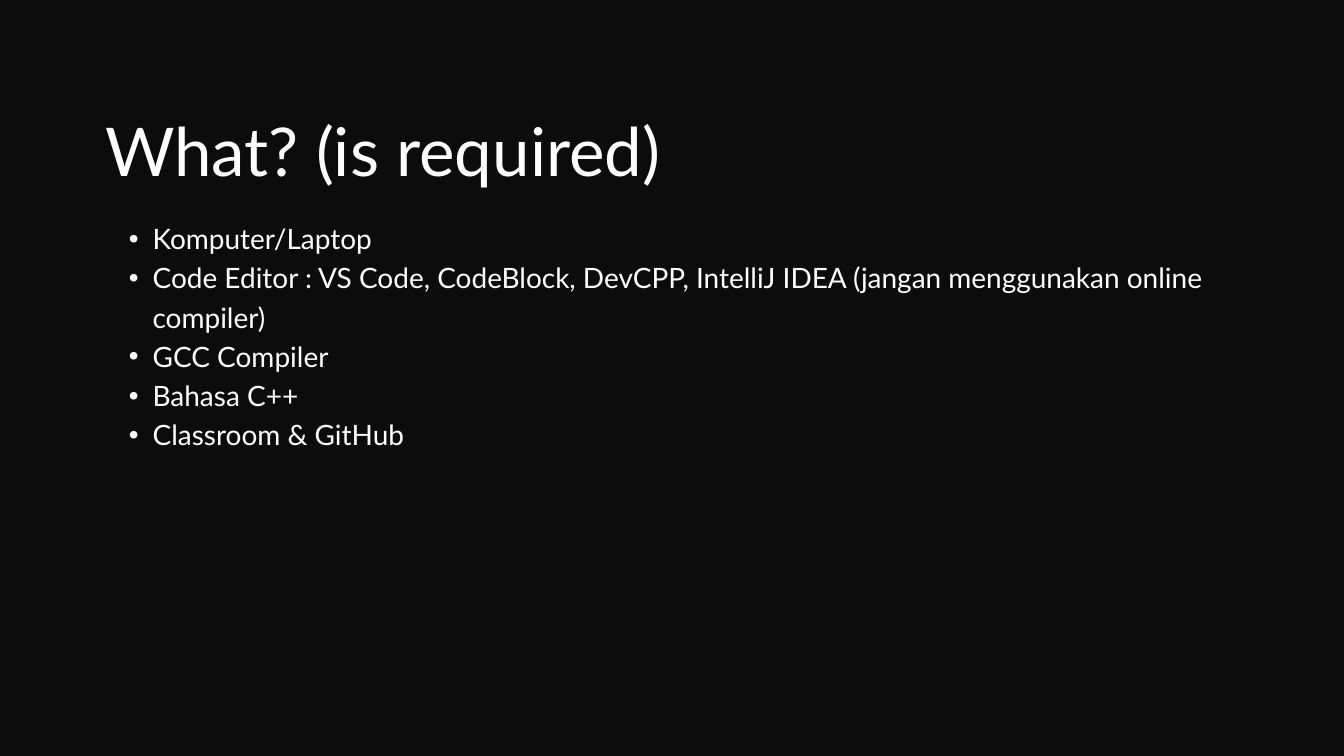
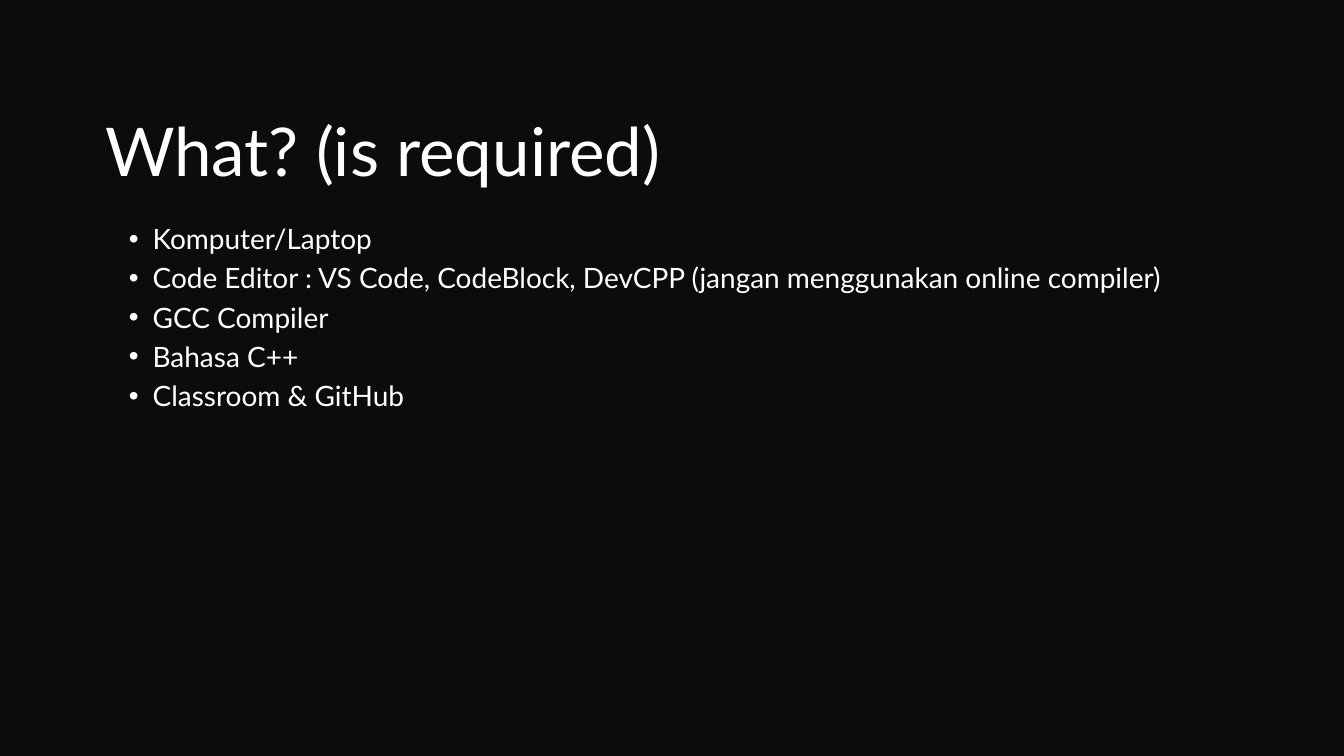
Before and after one commit to Yanfiq/Praktikum-SDA-2024, a slide deck: slide 3 of 0-KontrakKuliah/0-KontrakKuliah.pptx. Drawn at 1344x756 pixels with LibreOffice and Linux fonts; fonts in the diff are those of the drawing. Boxes give left, top, right and bottom in pixels: in the first picture for what was removed or moved away, otherwise in the second. Text is boxed around its words. In the diff, an @@ line names an element or a change of style, - is before the commit and + after.

```diff
--- a/0-KontrakKuliah/0-KontrakKuliah.pptx
+++ b/0-KontrakKuliah/0-KontrakKuliah.pptx
@@ text at [153,266,1161,293]: text changed @@
-  • Code Editor : VS Code, CodeBlock, DevCPP, IntelliJ IDEA (jangan menggunakan online compiler)
+  • Code Editor : VS Code, CodeBlock, DevCPP (jangan menggunakan online compiler)
```
Also in this commit, not shown: 1 other slide changed, 1 other file.
